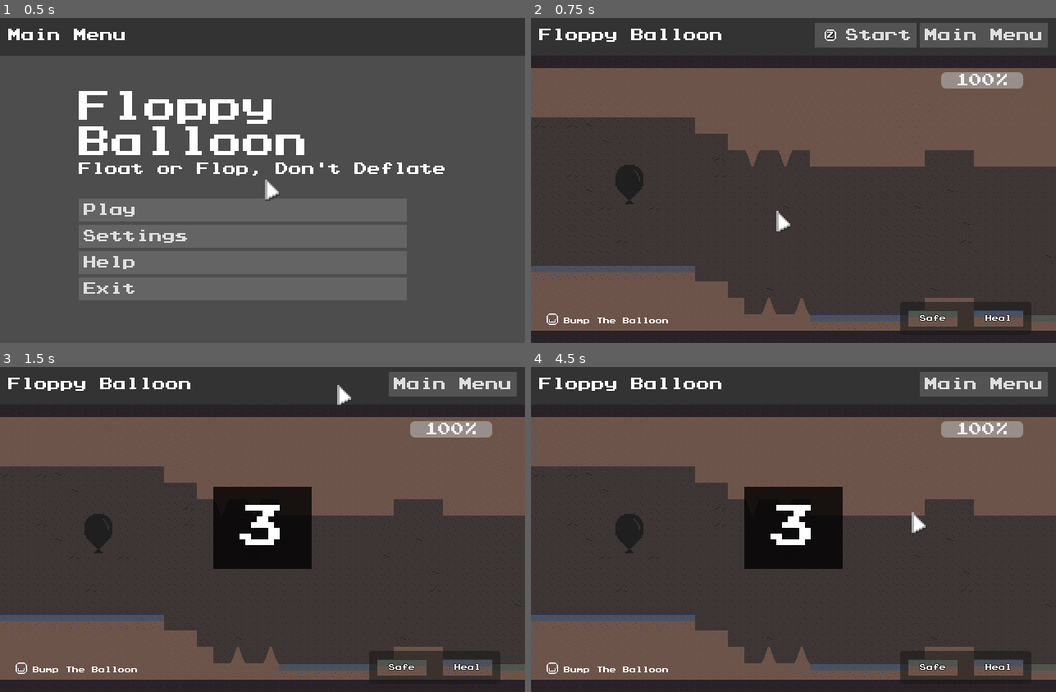
Above: before the commit, frames 1-4 (two rows, left to right).
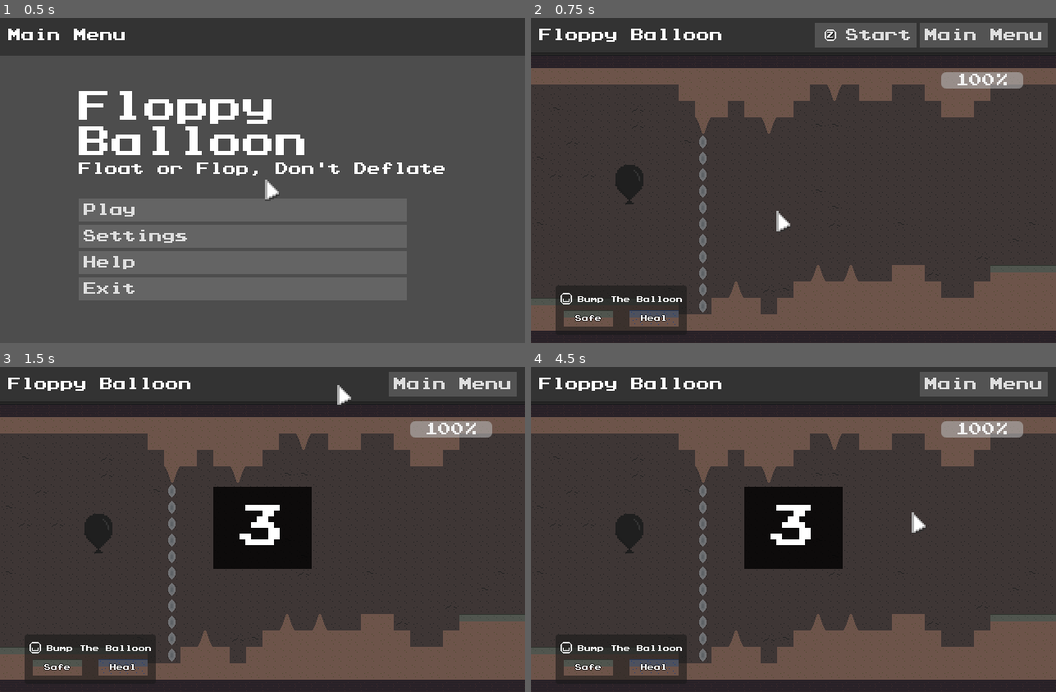
Above: after the commit, the same moments.

Repository: omniuni/Godot_Scroller_Floppy_Balloon
Game: Godot game, scene res://Scenes/screen_menu.tscn
The game is run twice, just before and just after one commit, with the same random seed, the same clock (stepped at 60 frames per second) and the same inputs. Sound files missing from this copy of the repository are replaced by a short silence.
Inputs (mouse positions are in pixels of both pictures, inside the frame that each line leads up to):
- Up to frame 1 (0.5 s): no input
- Up to frame 2 (0.75 s): click "Play" at 0.5 s
- Up to frame 3 (1.5 s): click "Start" at 1.25 s
- Up to frame 4 (4.5 s): click "Main Menu" at 2 s; click "Play" at 2.75 s; click "Start" at 3.5 s; tap Enter at 4.25 s; move the mouse to (909, 510) at 4.27 s; tap Space (Bump) at 4.35 s; click (909, 510) at 4.42 s

Frame 1 is identical in both runs. In frame 2, 29% of the frame differs, in the area x 0-100%, y 20-97%; in frame 3, 28%; in frame 4, 28%.

Commit message:
add level progress

Diff:
--- a/Scenes/screen_main.tscn
+++ b/Scenes/screen_main.tscn
@@ -14,6 +14,18 @@
 [sub_resource type="RectangleShape2D" id="RectangleShape2D_tonuu"]
 size = Vector2(100, 330)
 
+[sub_resource type="StyleBoxFlat" id="StyleBoxFlat_rnon7"]
+bg_color = Color(0, 0, 0, 0.25490198)
+border_width_top = 1
+border_width_bottom = 1
+border_color = Color(0.11, 0.11, 0.11, 1)
+
+[sub_resource type="StyleBoxFlat" id="StyleBoxFlat_c2lgk"]
+bg_color = Color(0.6, 0.573, 0.51000005, 0.49411765)
+border_width_top = 1
+border_width_bottom = 1
+border_color = Color(0.8, 0.8, 0.8, 0)
+
 [sub_resource type="StyleBoxFlat" id="StyleBoxFlat_yd3c8"]
 bg_color = Color(0, 0, 0, 0.784314)
 
@@ -92,6 +104,15 @@
 offset_right = 600.0
 offset_bottom = 90.0
 
+[node name="ProgressBarLevel" type="ProgressBar" parent="."]
+layout_mode = 0
+offset_top = 46.0
+offset_right = 640.0
+offset_bottom = 50.0
+theme_override_styles/background = SubResource("StyleBoxFlat_rnon7")
+theme_override_styles/fill = SubResource("StyleBoxFlat_c2lgk")
+show_percentage = false
+
 [node name="UiTouchControls" type="MarginContainer" parent="."]
 layout_mode = 1
 anchors_preset = 15
@@ -101,7 +122,7 @@
 grow_vertical = 2
 mouse_filter = 2
 theme_override_constants/margin_right = 50
-theme_override_constants/margin_bottom = 60
+theme_override_constants/margin_bottom = 50
 
 [node name="ButtonBump" type="Button" parent="UiTouchControls"]
 modulate = Color(1, 1, 1, 0.39215687)
@@ -207,20 +228,20 @@
 
 [node name="Panel" type="Panel" parent="."]
 layout_mode = 0
-offset_left = 450.0
-offset_top = 350.0
-offset_right = 610.0
+offset_left = 30.0
+offset_top = 330.0
+offset_right = 190.0
 offset_bottom = 390.0
 
 [node name="TileMapLayerLegend" type="TileMapLayer" parent="."]
-tile_map_data = PackedByteArray("AAAdABIAAAAFAAAAAAAcABIAAAAFAAAAAAAbABIAAAAFAAAAAAAZABIAAAAEAAAAAAAYABIAAAAEAAAAAAAXABIAAAAEAAAAAAA=")
+tile_map_data = PackedByteArray("AAACABIAAAAEAAAAAAADABIAAAAEAAAAAAAEABIAAAAEAAAAAAAGABIAAAAFAAAAAAAHABIAAAAFAAAAAAAIABIAAAAFAAAAAAA=")
 tile_set = ExtResource("6_rnon7")
 
 [node name="LabelSafe" type="Label" parent="."]
 layout_mode = 0
-offset_left = 460.0
+offset_left = 40.0
 offset_top = 360.0
-offset_right = 520.0
+offset_right = 100.0
 offset_bottom = 380.0
 theme_override_colors/font_outline_color = Color(0, 0, 0, 1)
 theme_override_constants/outline_size = 2
@@ -231,9 +252,9 @@
 
 [node name="LabelHeal" type="Label" parent="."]
 layout_mode = 0
-offset_left = 540.0
+offset_left = 120.0
 offset_top = 360.0
-offset_right = 600.0
+offset_right = 180.0
 offset_bottom = 380.0
 theme_override_colors/font_outline_color = Color(0, 0, 0, 1)
 theme_override_constants/outline_size = 2
@@ -252,16 +273,16 @@
 
 [node name="Label" type="Label" parent="."]
 layout_mode = 0
-offset_left = 40.0
-offset_top = 368.0
-offset_right = 266.0
-offset_bottom = 378.0
+offset_left = 57.0
+offset_top = 342.0
+offset_right = 187.0
+offset_bottom = 352.0
 theme_override_font_sizes/font_size = 8
 text = "Bump The Balloon"
 vertical_alignment = 1
 
 [node name="UiKeycap2" parent="." instance=ExtResource("7_rnon7")]
-position = Vector2(26, 371)
+position = Vector2(43, 346)
 action_name = "Bump"
 
 [connection signal="body_entered" from="RigidBodyCeiling" to="." method="_on_rigid_body_ceiling_body_entered"]
@@ -270,6 +291,7 @@
 [connection signal="body_entered" from="RigidBodyGoalLeft" to="." method="_on_rigid_body_goal_left_body_entered"]
 [connection signal="body_entered" from="RigidBodyGoalRight" to="." method="_on_rigid_body_goal_right_body_entered"]
 [connection signal="timeout" from="Timer" to="." method="_on_timer_timeout"]
+[connection signal="on_column_rendered" from="SubGame" to="." method="_on_sub_game_on_column_rendered"]
 [connection signal="balloon_life" from="SubGame/SubViewport/ItemBalloon" to="." method="_on_item_balloon_balloon_life"]
 [connection signal="pressed" from="UiTouchControls/ButtonBump" to="." method="_on_button_bump_pressed"]
 [connection signal="pressed" from="WinPanel/CenterContainer/PanelContainer/MarginContainer/VBoxContainer/ButtonDone" to="." method="_on_button_done_pressed"]
--- a/Scenes/sub_game.tscn
+++ b/Scenes/sub_game.tscn
@@ -7,18 +7,6 @@
 
 [node name="SubGame" type="SubViewportContainer"]
 script = ExtResource("1_v5fik")
-tile_type_rock = null
-tile_type_ground = null
-tile_type_cave = null
-tile_type_cave_crack = null
-tile_type_cave_rock = null
-tile_type_safe = null
-tile_type_heal = null
-tile_type_sg_sm = null
-tile_type_sc_sm = null
-tile_type_sg_lgb = null
-tile_type_sg_lgt = null
-platform_start = null
 
 [node name="SubViewport" type="SubViewport" parent="."]
 handle_input_locally = false
@@ -34,6 +22,12 @@
 script = ExtResource("3_v5fik")
 metadata/_custom_type_script = "uid://c8hnjq2wfk3np"
 
+[node name="CaveOverlay" type="TileMapLayer" parent="SubViewport/TileMapGroup"]
+position = Vector2(0, -5)
+tile_set = ExtResource("2_v5fik")
+script = ExtResource("3_v5fik")
+metadata/_custom_type_script = "uid://c8hnjq2wfk3np"
+
 [node name="ItemBalloon" parent="SubViewport" instance=ExtResource("3_ewyn5")]
 position = Vector2(120, 150)
 
--- a/Scripts/screen_main.gd
+++ b/Scripts/screen_main.gd
@@ -14,6 +14,7 @@
 
 @onready var ui_life_progress: ProgressBar = $ProgressBar
 @onready var balloon = $SubGame/SubViewport/ItemBalloon
+@onready var ui_level_progress: ProgressBar = $ProgressBarLevel
 
 var level_start: bool = false
 var level_time: float = 0
@@ -77,3 +78,10 @@
 		ui_level_time.text = "%02d:%05.2f" % [minutes, seconds]
 	level_time += 0.1
 	pass
+
+
+func _on_sub_game_on_column_rendered(column: int) -> void:
+	if ui_level_progress is ProgressBar:
+		var mapped_value = remap(column, 10, 1800, 0, 100)
+		ui_level_progress.value = clamp(mapped_value, 0, 100)
+	pass
--- a/Scripts/sub_game.gd
+++ b/Scripts/sub_game.gd
@@ -1,10 +1,13 @@
 extends SubViewportContainer
 
 @onready var tile_map_cave_walls: TileMapLayerLimits = $SubViewport/TileMapGroup/CaveWalls
+@onready var tile_map_cave_overlay: TileMapLayerLimits = $SubViewport/TileMapGroup/CaveOverlay
 @onready var timerTerrain: Timer = $TimerGenerateTerrain
 @onready var game_camera: Camera2D = $SubViewport.get_camera_2d()
 
 var generator = RandomNumberGenerator.new()
+
+signal on_column_rendered(column: int)
 
 func _ready() -> void:
 	generator.seed = GameSettings.Seed
@@ -21,9 +24,10 @@
 	pass
 
 var cols_rendered = Array()
+var last_col_rendered: int = 0
 
 var centerpoint = -1
-var width_half = 5
+var width_half = 7
 
 @export var tile_type_rock: Vector2i = Vector2i(0,0)
 @export var tile_type_ground: Vector2i = Vector2i(1, 0)
@@ -36,6 +40,7 @@
 @export var tile_type_sc_sm: Vector2i = Vector2i(7, 0)
 @export var tile_type_sg_lgb: Vector2i = Vector2i(8, 1)
 @export var tile_type_sg_lgt: Vector2i = Vector2i(8, 0)
+@export var tile_type_gem: Vector2i = Vector2i(0, 1)
 @export var platform_start: int = 4
 
 func floor_and_ceiling():
@@ -51,6 +56,54 @@
 		if(not cols_rendered.has(i)):
 
 			print("Rendering new Column: "+str(i))
+			var highlight_col: bool = false
+
+			match GameSettings.Difficulty:
+				0:
+					#This is "Gentle" difficulty
+					if i == 100:
+						width_half -= 1
+						highlight_col = true
+					if i == 400:
+						width_half -= 1
+						highlight_col = true
+					if i == 1400:
+						width_half -= 1
+						highlight_col = true
+					pass
+				1:
+					#This is "Normal" difficulty
+					if i == 10:
+						width_half -= 1
+						highlight_col = true
+					if i == 300:
+						width_half -= 1
+						highlight_col = true
+					if i == 1000:
+						width_half -= 1
+						highlight_col = true
+					if i == 1600:
+						width_half -= 1
+						highlight_col = true
+					pass
+				2:
+					#This is "Challenge" difficulty
+					if i == 10:
+						width_half -= 1
+						highlight_col = true
+					if i == 200:
+						width_half -= 1
+						highlight_col = true
+					if i == 600:
+						width_half -= 1
+						highlight_col = true
+					if i == 1100:
+						width_half -= 1
+						highlight_col = true
+					if i == 1500:
+						width_half -= 1
+						highlight_col = true
+					pass
 
 			if(centerpoint == -1):
 				centerpoint = floor( (tile_row_ceiling+tile_row_floor)/2.0 )
@@ -73,10 +126,13 @@
 						tile_map_cave_walls.set_cell(tile_target, 0, tile_type_cave_rock)
 					else:
 						tile_map_cave_walls.set_cell(tile_target, 0, tile_type_cave)
+					if highlight_col:
+						tile_map_cave_overlay.set_cell(tile_target, 0, tile_type_gem)
 				else:
 					tile_map_cave_walls.set_cell(tile_target, 0, tile_type_ground)
 
 			cols_rendered.append(i)
+			last_col_rendered = i
 
 			# Read some of the previous tiles.
 			# This will be used to update the map with features.
@@ -134,5 +190,6 @@
 				if atlas_ceiling_dn_prev_1 == tile_type_ground and atlas_ceiling_dn_prev_2 == tile_type_cave:
 					tile_map_cave_walls.set_cell(coords_ceiling_dn_prev_1, 0, tile_type_sc_sm)
 
+			on_column_rendered.emit(last_col_rendered)
 
 	pass
--- a/sub_game.tres
+++ b/sub_game.tres
@@ -31,6 +31,7 @@
 8:1/0/custom_data_0 = "danger"
 3:1/0 = 0
 4:1/0 = 0
+0:1/0 = 0
 
 [resource]
 tile_size = Vector2i(20, 20)
Binary file changed: Gfx/TileCave.png
Not shown: 1 places in Scenes/screen_main.tscn that only renumber resources
